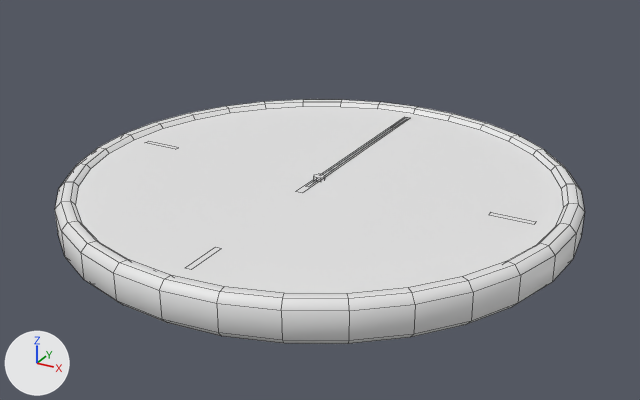
Before and after pictures for a commit that changed the FBX model Assets/_Main/Models/Item/Timer.fbx.
The view is the same before and after, from a 50 mm camera at (0.1412, -0.2564, 0.1249) aimed at (0.0025, -0.0044, -0.0011). The axes (+X, +Y, +Z) are drawn at lower left. The lights are the same throughout. Mesh edges are drawn as thin lines. Where no turn or scale is listed for an object, it has been applied to the vertices.

The first picture shows 'HandOfThClock_Black', 'Timer'.
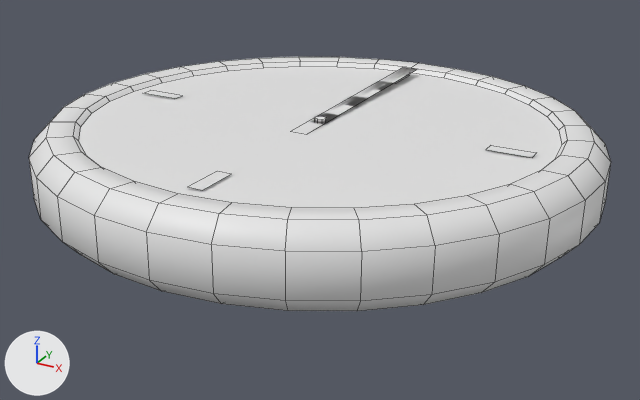
Commit message: Add Beams / Fix Timer

Where the change shows, as pixel boxes [x1, y1, x2, y2] in the pictures (640 x 400 px; the box of a moved part takes in the faces that stretch with it):
'Timer', reshaped, moved (10% wider)
    before: [55, 99, 584, 344]
    after: [29, 57, 611, 311]
'HandOfThClock_Red', reshaped, moved
    before: [324, 134, 382, 174]
    after: [291, 67, 416, 134]
'HandOfThClock_Black', reshaped (not visible afterwards)
    before: [297, 117, 410, 193]
part 1 of me_plane_014, moved or reshaped
    before: [314, 174, 325, 181]
    after: [315, 116, 326, 122]
part 2 of me_plane_014, rebuilt (10% wider)
    before: [55, 99, 584, 344]
    after: [29, 57, 611, 311]
part 3 of me_plane_014, deleted
    before: [489, 213, 536, 224]
part 4 of me_plane_014, deleted
    before: [186, 247, 220, 270]
part 5 of me_plane_014, deleted
    before: [146, 141, 178, 149]
part 6 of me_plane_014, added
    after: [143, 91, 182, 99]
part 7 of me_plane_014, added
    after: [486, 145, 536, 157]
part 8 of me_plane_014, added
    after: [188, 171, 231, 191]

Diff of the bpy script that builds the scene:
```diff
--- a/Assets/_Main/Models/Item/Timer.fbx.py
+++ b/Assets/_Main/Models/Item/Timer.fbx.py
@@ me_plane_013 @@
 me_plane_013.from_pydata(...)  # 4 vertices, 1 face; spans x -0.0006..0.0006, y -0.0089..0.076, z 0.0
-me_plane_013.vertices[0].co = (-0.0006, -0.0089, 0.0)  # pixel (305, 186)
-me_plane_013.vertices[1].co = (0.0006, -0.0089, 0.0)  # pixel (308, 186)
-me_plane_013.vertices[2].co = (-0.0006, 0.076, 0.0)  # pixel (404, 118)
-me_plane_013.vertices[3].co = (0.0006, 0.076, 0.0)  # pixel (407, 118)
+# me_plane_013 part 10
+me_plane_013.vertices[0].co = (-0.0032, -0.0146, 0.0053)  # pixel (290, 131)
+me_plane_013.vertices[1].co = (0.0032, -0.0146, 0.0053)  # pixel (306, 134)
+me_plane_013.vertices[2].co = (-0.0032, 0.0779, 0.0053)  # pixel (402, 67)
+me_plane_013.vertices[3].co = (0.0032, 0.0779, 0.0053)  # pixel (417, 69)
@@ me_plane_012 @@
 me_plane_012.from_pydata(...)  # 4 vertices, 1 face; spans x -0.0014..0.0014, y -0.0146..0.0779, z 0.0
-me_plane_012.vertices[0].co = (-0.0014, -0.0146, 0.0)  # pixel (295, 191)
-me_plane_012.vertices[1].co = (0.0014, -0.0146, 0.0)  # pixel (302, 192)
-me_plane_012.vertices[2].co = (-0.0014, 0.0779, 0.0)  # pixel (404, 116)
-me_plane_012.vertices[3].co = (0.0014, 0.0779, 0.0)  # pixel (410, 117)
+# me_plane_012 part 9
+me_plane_012.vertices[0].co = (-0.0032, -0.0146, 0.0053)  # pixel (290, 131)
+me_plane_012.vertices[1].co = (0.0032, -0.0146, 0.0053)  # pixel (306, 134)
+me_plane_012.vertices[2].co = (-0.0032, 0.0779, 0.0053)  # pixel (402, 67)
+me_plane_012.vertices[3].co = (0.0032, 0.0779, 0.0053)  # pixel (417, 69)
@@ me_plane_014 @@
-me_plane_014.from_pydata(...)  # 256 vertices, 207 faces; spans x -0.091..0.091, y -0.091..0.091, z -0.008..0.007
+me_plane_014.from_pydata(...)  # 256 vertices, 207 faces; spans x -0.097..0.097, y -0.097..0.098, z -0.003..0.03
+# me_plane_014 part 1: the loose piece of 16 vertices spanning x -0.002..0.002, y -0.002..0.002, z 0.005..0.006 is moved by (0.0, 0.001, 0.021)
+# me_plane_014 part 2: the loose piece of 224 vertices spanning x -0.091..0.091, y -0.091..0.091, z -0.008..0.007 is rebuilt with 224 vertices and now spans x -0.097..0.097, y -0.097..0.098, z -0.003..0.03
+# me_plane_014 part 3: the loose piece of 4 vertices spanning x 0.063..0.078, y -0.001..0.001, z 0.005 is deleted
+# me_plane_014 part 4: the loose piece of 4 vertices spanning x -0.001..0.001, y -0.078..-0.063, z 0.005 is deleted
+# me_plane_014 part 5: the loose piece of 4 vertices spanning x -0.078..-0.063, y -0.001..0.001, z 0.005 is deleted
+# me_plane_014 part 6: 4 vertices added at x -0.075..-0.06, y -0.003..0.002, z 0.026
+# me_plane_014 part 7: 4 vertices added at x 0.06..0.075, y -0.001..0.005, z 0.026
+# me_plane_014 part 8: 4 vertices added at x -0.001..0.004, y -0.074..-0.059, z 0.028
@@ ob_handofthclock_red @@
 ob_handofthclock_red = bpy.data.objects.new('HandOfThClock_Red', me_plane_013)
-ob_handofthclock_red.location = (0.0, 0.0, 0.0053)
+ob_handofthclock_red.location = (0.0, 0.0, 0.0214)
@@ ob_timer @@
 ob_timer = bpy.data.objects.new('Timer', me_plane_014)
-ob_timer.location = (0.0, 0.0, 0.0)
+ob_timer.location = (0.0, 0.0, 0.0007)
```
